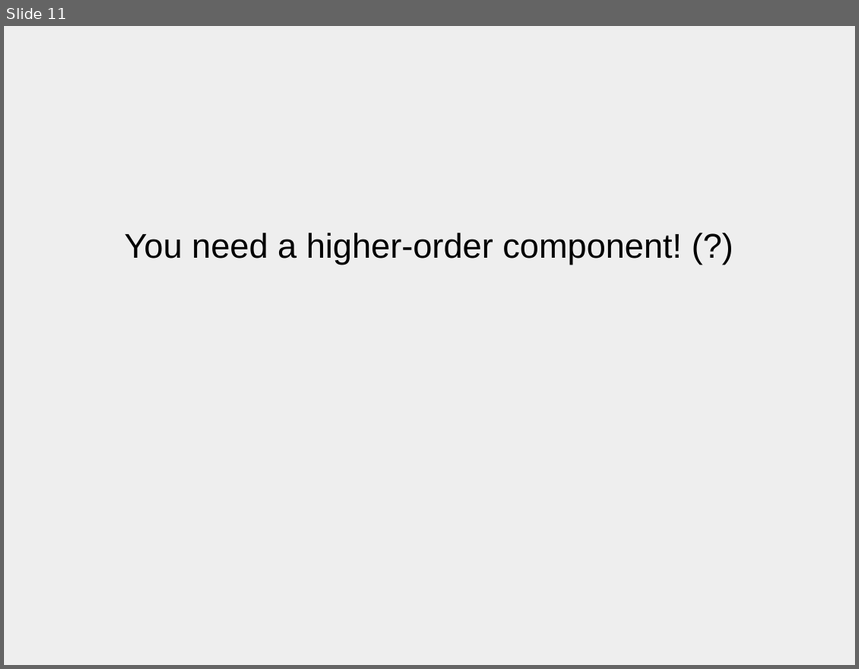
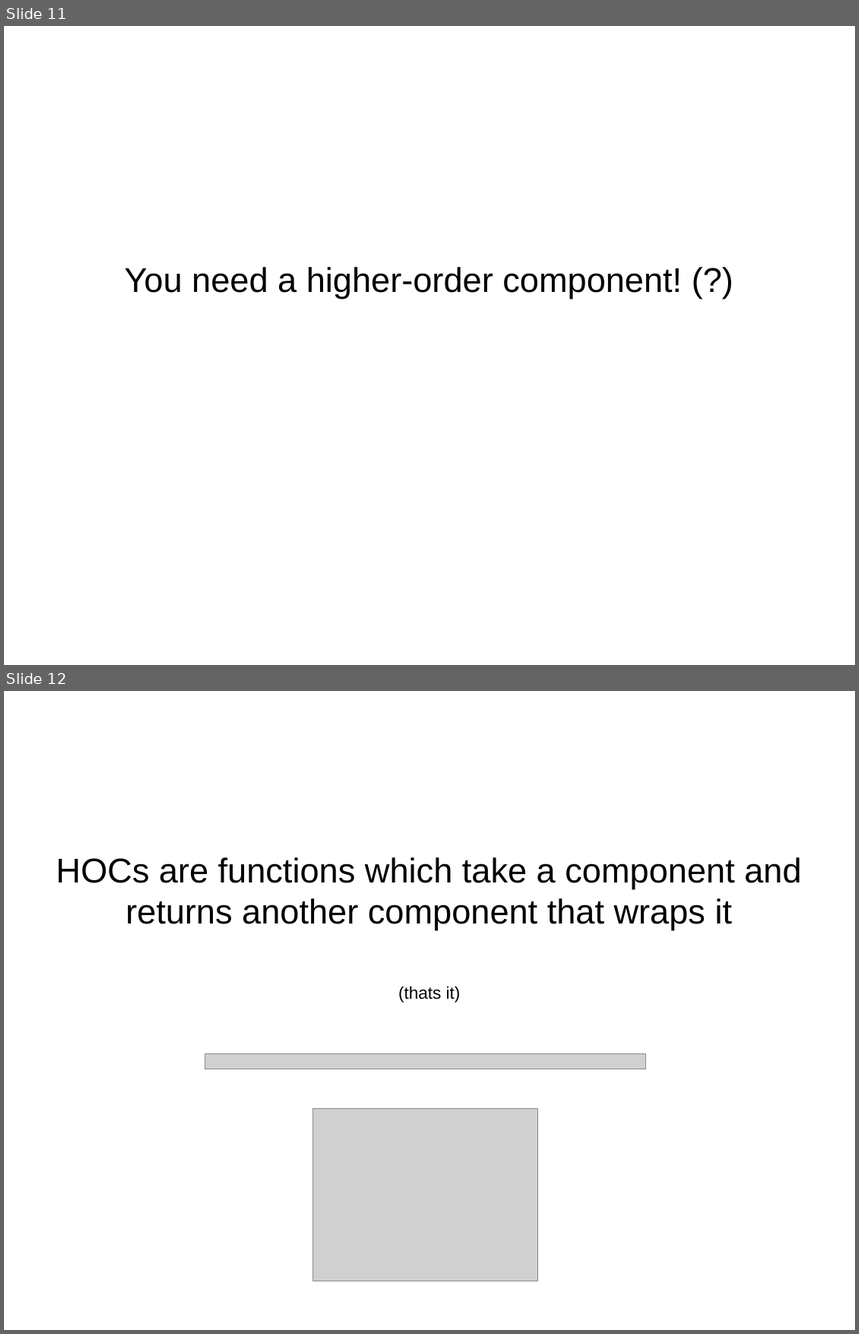
Before and after one commit to johnBartos/react-d3-demo, a slide deck: d3slides.odp. Shown one above the other, each under a label of ours: slide 11 before the commit, slides 11 and 12 after it. The pictures are 859x669 and 859x1334 pixels, drawn with LibreOffice and Linux fonts; fonts in the diff are those of the drawing; grey boxes stand for pictures. Boxes give left, top, right and bottom in pixels: in the first picture for what was removed or moved away, otherwise in the second. Text is boxed around its words. In the diff, an @@ line names an element or a change of style, - is before the commit and + after.

```diff
--- a/d3slides.odp
+++ b/d3slides.odp
@@ slide 12 added at [4, 691, 855, 1330], background #FFFFFF @@
@@ subtitle added at [56, 857, 801, 1003], 32 pt, text #000000 @@
+HOCs are functions which take a component and returns another component that wraps it
+(thats it)
@@ picture added at [205, 1054, 646, 1069] @@
@@ picture added at [313, 1108, 538, 1281] @@
@@ slide 11 changed as well @@
@@ background #EEEEEE to #FFFFFF @@
@@ subtitle "You need a higher-order component! ..." at [124, 267, 682, 298]: more space between paragraphs @@
```
Also in this commit, not shown: 12 other slides changed, 3 other slides added, 6 slides removed.
